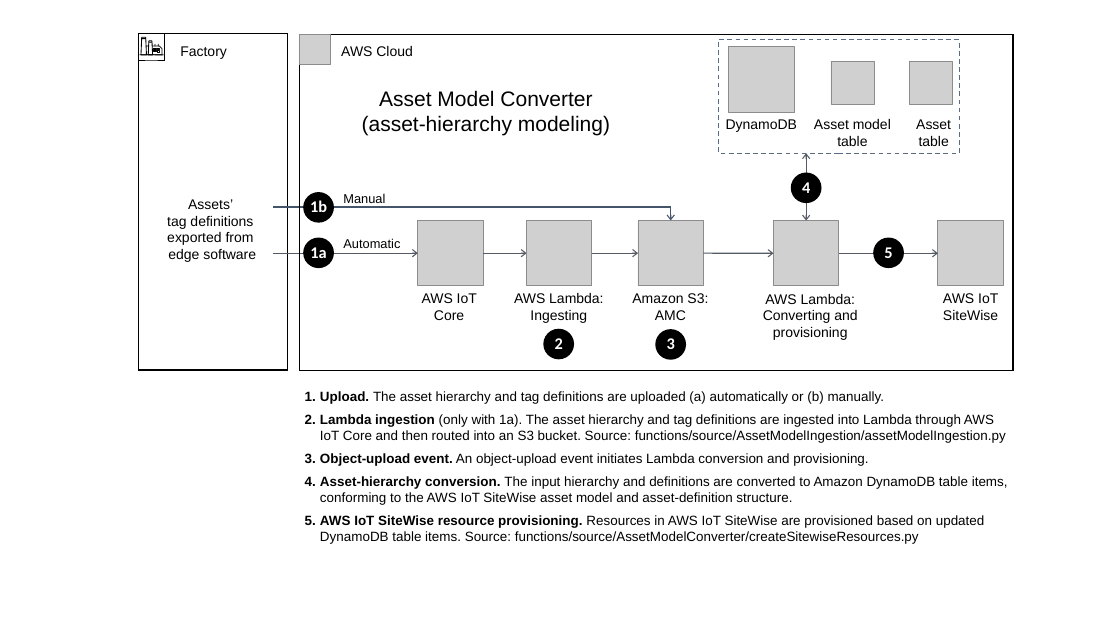
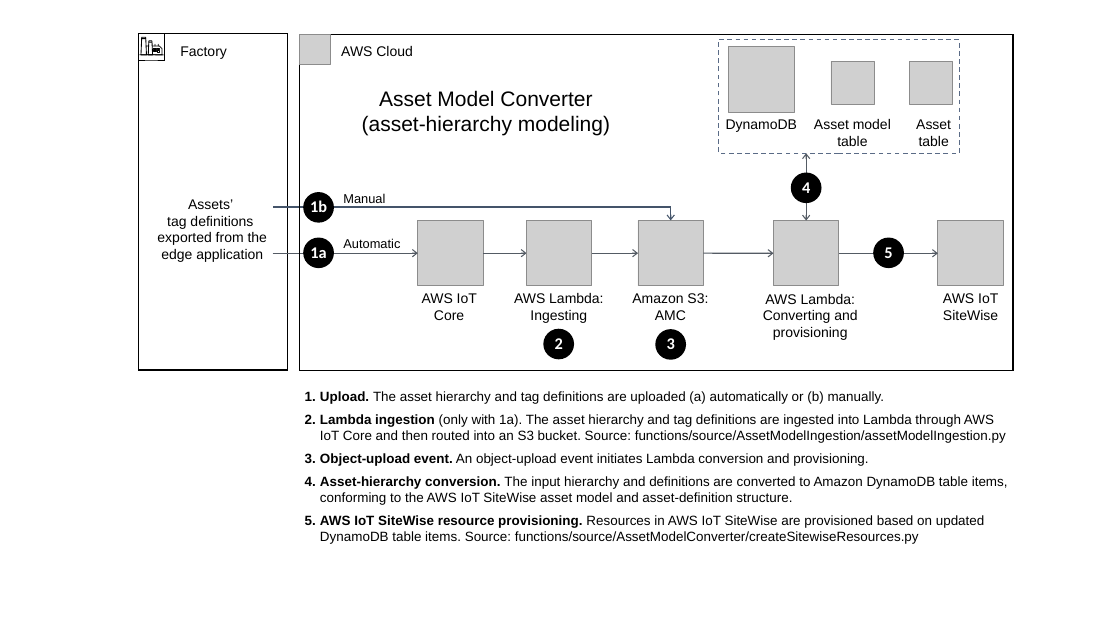
Before and after one commit to oyarushe/quickstart-aws-industrial-machine-connectivity, a slide deck: slide 3 of docs/images/IMC QS images.pptx. Drawn at 1120x630 pixels with LibreOffice and Linux fonts; fonts in the diff are those of the drawing; grey boxes stand for pictures. Boxes give left, top, right and bottom in pixels: in the first picture for what was removed or moved away, otherwise in the second. Text is boxed around its words. In the diff, an @@ line names an element or a change of style, - is before the commit and + after.

```diff
--- a/docs/images/IMC QS images.pptx
+++ b/docs/images/IMC QS images.pptx
@@ text at box(157, 199, 267, 262): text changed @@
-Assets’
-tag definitions
-exported from
-edge software
+Assets’
+tag definitions
+exported from the
+edge application
```
Also in this commit, not shown: 3 other slides changed, 1 slide added, 10 other files.
